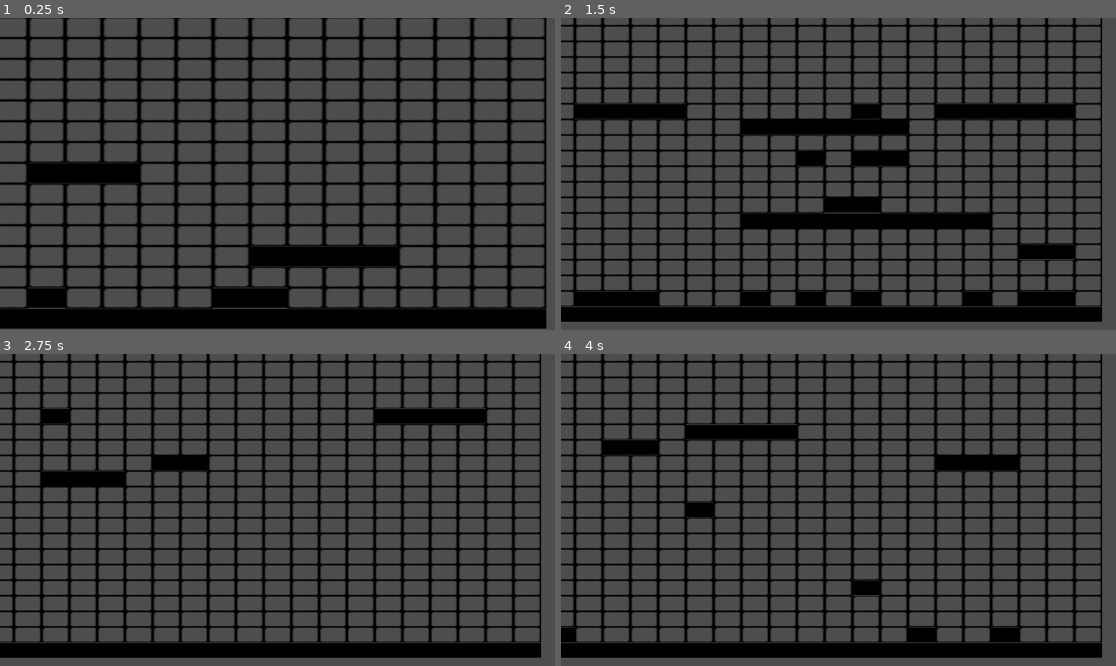
Above: before the commit, frames 1-4 (two rows, left to right).
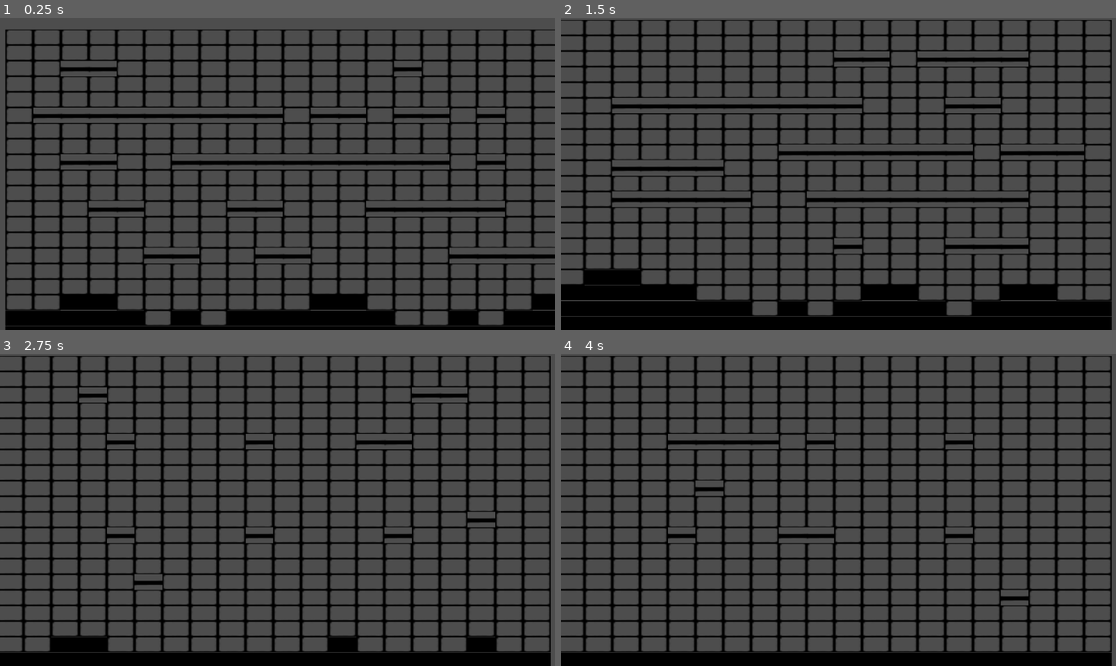
Above: after the commit, the same moments.

Repository: Deiuca/Platform-CA-Sincrono
Game: Godot game, scene res://progetto.tscn
The game is run twice, just before and just after one commit, with the same random seed, the same clock (stepped at 60 frames per second) and the same inputs.
Inputs:
- Up to frame 1 (0.25 s): no input
- Up to frame 2 (1.5 s): tap Enter at 0.5 s; hold R 0.53-1.28 s; tap R at 1.35 s
- Up to frame 3 (2.75 s): tap Space at 2 s; hold R from 2.03 s (still down)
- Up to frame 4 (4 s): release R at 2.78 s; tap R at 2.85 s; tap Enter at 3.5 s; hold R from 3.53 s (still down)

The runs differ from the first frame. In frame 1, 41% of the frame differs, in the area x 0-100%, y 0-100%; in frame 2, 45%; in frame 3, 44%; in frame 4, 45%.

Commit message:
Sistema lineare mappature vicinato ampliato; + alcune nuove regole

Diff:
--- a/Init.gd
+++ b/Init.gd
@@ -1,9 +1,10 @@
 extends Node2D
 
 #Tipi di cella in questo progetto
-enum tipi {ARIA, MURO}
+enum tipi {ARIA, MURO, PLATFORM}
 
 #Textures nel progetto
 #N.B. PRE-COND: tutte le texture devono avere le stesse dimensioni!!!
 var aria = preload("res://Texture/trasparente.png")
 var muro = preload("res://Texture/nero.png")
+var piattaorma = preload("res://Texture/piattaforma.png")
--- a/cella.gd
+++ b/cella.gd
@@ -10,7 +10,8 @@
 
 #Pattern: SuSx, Su, SuDx, Sx, Dx, GiuSx, Giu, GiuDx
 var vicini = [null,null,null,null,null,null,null,null]
-var vicinato_allargato = []
+
+var vicinato_allargato = [null, null, null, null, null, null, null, null, null, null, null, null, null, null, null, null]
 
 func inizializza(tipi_livello : Dictionary, randomGenerator : RandomNumberGenerator, grid_size :Vector2):
 	self.texture = tipi_livello[self.default_tipo]
@@ -24,30 +25,38 @@
 # Called when the node enters the scene tree for the first time.
 func _ready():
 	#Debug
-	self.label.scale = Vector2(fmod(self.scale.x, 1)+0.2,fmod(self.scale.y, 1)+0.2)
+	self.label.scale = Vector2(fmod(self.scale.x, 1)-0.2,fmod(self.scale.y, 1)-0.2)
 	#add_child(self.label)
 
 func determina_tipo():
 
 	var num_vicini_muro = vicini_con_stato(Init.tipi.MURO)
 	var num_vicini_aria = vicini_con_stato(Init.tipi.ARIA)
-	#Regole
+	var num_vicini_allargati_muro = vicini_allargati_con_stato(Init.tipi.MURO)
+	var num_vicini_allargati_aria = vicini_allargati_con_stato(Init.tipi.ARIA)
 
-	#Se tutti vicini sono ARIA 1% diventi muro
-	if num_vicini_aria == 8 and self.position.y > (self.texture.get_size().y * 4 * self.scale.y) and self.position.y < ((self.grid_size.y - 4) * self.texture.get_size().y *self.scale.y):
-		probabilita_diventi_tipo(1.5, Init.tipi.MURO)
-		return
+	#Se tutti vicini sono ARIA 1.5% diventi muro
+	if (num_vicini_aria + num_vicini_allargati_aria) == 24 and self.position.y > (self.texture.get_size().y * 2 * self.scale.y) and self.position.y < ((self.grid_size.y - 4) * self.texture.get_size().y *self.scale.y):
+		if( not num_vicini_allargati_muro > 0):
+			probabilita_diventi_tipo(1.5, Init.tipi.PLATFORM)
+
+	if self.tipo == Init.tipi.PLATFORM and (num_vicini_allargati_muro > 0 or num_vicini_muro > 0):
+		set_tipo(Init.tipi.ARIA)
 
 	#Se Gsx G Gdx sono muro 10% diventi muro
-	if(are_cells_stato([self.vicini[7], self.vicini[6], self.vicini[5]], Init.tipi.MURO)):
+	if(are_cells_stato([self.vicini[7], self.vicini[6], self.vicini[5]], Init.tipi.MURO) and are_cells_stato([self.vicini[2], self.vicini[0], self.vicini[1]], Init.tipi.ARIA)):
 		probabilita_diventi_tipo(10.0, Init.tipi.MURO)
 		return
 
-	#Se Dx è MURO e il resto ARIA
-	if are_cells_stato([self.vicini[3]], Init.tipi.MURO) and num_vicini_aria == 7:
-		probabilita_diventi_tipo(60.0, Init.tipi.MURO)
+	#Se Dx è PIATTAFORMA e sotto e sopra è aria
+	if are_cells_stato([self.vicini[4]], Init.tipi.PLATFORM, true) and are_cells_stato([self.vicini[6], self.vicini[1]], Init.tipi.ARIA, true ):
+		probabilita_diventi_tipo(10.0, Init.tipi.PLATFORM)
 		return
 
+	#Se Sx è PIATTAFORMA e il resto ARIA
+	if are_cells_stato([self.vicini[3]], Init.tipi.PLATFORM, true) and are_cells_stato([self.vicini[6], self.vicini[1]], Init.tipi.ARIA, true ):
+		probabilita_diventi_tipo(10.0, Init.tipi.PLATFORM)
+		return
 
 func are_cells_stato(array_celle : Array[Sprite2D], tipo : Init.tipi, devono_esistere = false) -> bool:
 	for cella in array_celle:
@@ -62,9 +71,11 @@
 		return true
 	return false
 
-func probabilita_diventi_tipo(probabilita : float, tipo_da_settare : Init.tipi):
+func probabilita_diventi_tipo(probabilita : float, tipo_da_settare : Init.tipi)-> bool:
 	if determina_se_accade(probabilita):
 			self.set_tipo(tipo_da_settare)
+			return true
+	return false
 
 func vicini_con_stato(tipo : Init.tipi) -> int:
 	var contatore = 0
@@ -73,6 +84,12 @@
 			contatore += 1
 	return contatore
 
+func vicini_allargati_con_stato(tipo : Init.tipi) -> int:
+	var contatore = 0
+	for vicino in vicinato_allargato:
+		if vicino != null and vicino.tipo == tipo:
+			contatore += 1
+	return contatore
 
 func set_tipo(tipo : Init.tipi):
 	if tipo in self.tipi_livello:
@@ -81,7 +98,6 @@
 		return
 	print("Tipo non consentito!")
 
-
 # Called every frame. 'delta' is the elapsed time since the previous frame.
 func _process(delta):
 	pass
--- a/generatore_livello.gd
+++ b/generatore_livello.gd
@@ -14,6 +14,7 @@
 var tipi_livello = {
 	Init.tipi.ARIA: Init.aria,
 	Init.tipi.MURO: Init.muro,
+	Init.tipi.PLATFORM: Init.piattaorma
 }
 
 #Le celle che comporranno il mondo
@@ -25,6 +26,7 @@
 	#Crea Nodo livello
 	self.livello = Node2D.new()
 	self.livello.name = "Livello"
+	self.livello.position = Vector2(20,20)
 	add_child(self.livello)
 
 	#Determina il seed del Generatore di mondo
@@ -78,19 +80,42 @@
 			cella.vicini[7] = self.celle[indx+(self.width+1)]
 
 	#Vicinato Allargato
-
 	for cella in self.celle:
-		for vicino in cella.vicini:
-			if vicino != null:
-				for vicino_of_vicino in vicino.vicini:
-					# Aggiungi secondo_vicino solo se non è già un vicino
-					if vicino_of_vicino != null and not vicino_of_vicino in cella.vicini and not vicino_of_vicino == cella and not vicino_of_vicino in cella.vicinato_allargato:
-						cella.vicinato_allargato.append(vicino_of_vicino)
-
+		if cella.vicini[0] != null:
+			var suSx = cella.vicini[0]
+			cella.vicinato_allargato[0] = suSx.vicini[0]
+			cella.vicinato_allargato[1] = suSx.vicini[1]
+			cella.vicinato_allargato[5] = suSx.vicini[3]
+			cella.vicinato_allargato[2] = suSx.vicini[2]
+			cella.vicinato_allargato[7] = suSx.vicini[5]
+		if cella.vicini[2] != null:
+			var suDx = cella.vicini[2]
+			cella.vicinato_allargato[3] = suDx.vicini[1]
+			cella.vicinato_allargato[4] = suDx.vicini[2]
+			cella.vicinato_allargato[6] = suDx.vicini[4]
+			cella.vicinato_allargato[8] = suDx.vicini[7]
+		if cella.vicini[7] != null:
+			var giuDx = cella.vicini[7]
+			cella.vicinato_allargato[10] = giuDx.vicini[4]
+			cella.vicinato_allargato[15] = giuDx.vicini[7]
+			cella.vicinato_allargato[14] = giuDx.vicini[6]
+			cella.vicinato_allargato[13] = giuDx.vicini[4]
+		if cella.vicini[5] != null:
+			var giuSx = cella.vicini[5]
+			cella.vicinato_allargato[12] = giuSx.vicini[6]
+			cella.vicinato_allargato[11] = giuSx.vicini[5]
+			cella.vicinato_allargato[9] = giuSx.vicini[3]
+			cella.vicinato_allargato[7] = giuSx.vicini[2]
 
 	#Ultima riga collassata a muro x fare pavimento
 	for e in range((self.width*self.height)-self.width, (self.width*self.height)):
 		self.celle[e].set_tipo(Init.tipi.MURO)
+
+	#Pianta i "semi" per le piattaforme
+	for h in range(1,3):
+		var riga = ((((self.height/3)*h)-1)*self.width)-1
+		for w in range(1,4):
+			self.celle[(((self.width/4)*w))+riga].set_tipo(Init.tipi.PLATFORM)
 
 	#Sprite on screen
 	#for cella in self.celle:
@@ -104,7 +129,7 @@
 var test_counter = 0
 # Called every frame. 'delta' is the elapsed time since the previous frame.
 func _process(delta):
-	while test_counter < 2:
+	while test_counter < 16:
 		for i in range(self.celle.size()):
 			self.celle[i].determina_tipo()
 		test_counter += 1
--- a/progetto.tscn
+++ b/progetto.tscn
@@ -8,5 +8,3 @@
 
 [node name="Generatore_livello" parent="." instance=ExtResource("1_clrtm")]
 position = Vector2(20, 20)
-height = 15
-width = 15
Binary file added: Texture/piattaforma.png
Not shown, added: Texture/piattaforma.png.import
Not shown, changed: .DS_Store
Not shown, added: Texture/.DS_Store
